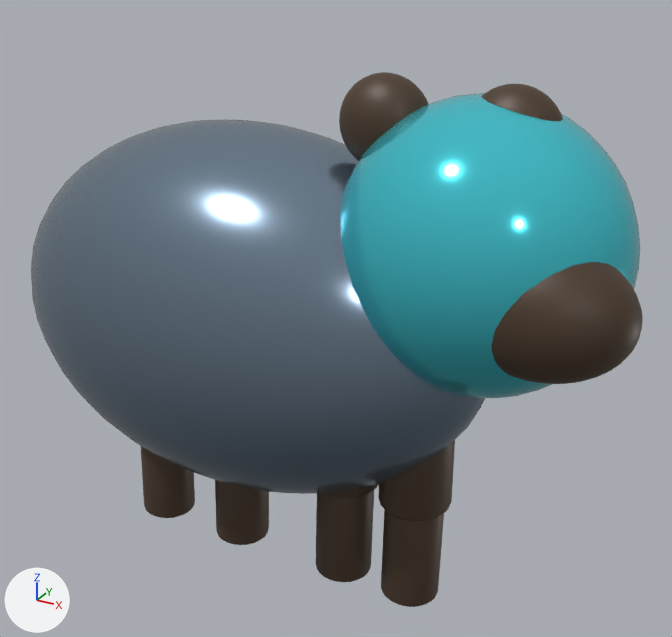
An edit to the glTF model public/models/enemies/beast_v5.glb, drawn before and after from the same camera.
The view is the same before and after, from a camera (50 mm lens) standing at (1.76, -2.77, 1.47) and looking at (0.2, 0.05, 0.06). Lighting does not change. The marker at lower left points along +X, +Y and +Z. The picture after the commit comes second. Where no turn or scale is listed for an object, it has been applied to the vertices. Vertices at exactly the same position are counted once.

The scene before the commit, as lines of its bpy script (objects in view):
```python
ob_bear_body_primary = bpy.data.objects.new('BEAR_BODY_PRIMARY', me_sphere_068)
ob_bear_body_primary.location = (-0.15, 0.0, 0.05)
ob_bear_ear_secondary_001 = bpy.data.objects.new('BEAR_EAR_SECONDARY.001', me_sphere_071)
ob_bear_ear_secondary_001.location = (0.86, 0.0, 0.83)
ob_bear_head_accent = bpy.data.objects.new('BEAR_HEAD_ACCENT', me_sphere_069)
ob_bear_head_accent.location = (0.78, 0.0, 0.45)
ob_bear_lower_leg_secondary = bpy.data.objects.new('BEAR_LOWER_LEG_SECONDARY', me_cylinder_156)
ob_bear_lower_leg_secondary.location = (-0.62, -0.01, -0.815)
ob_bear_lower_leg_secondary_001 = bpy.data.objects.new('BEAR_LOWER_LEG_SECONDARY.001', me_cylinder_158)
ob_bear_lower_leg_secondary_001.location = (-0.22, -0.01, -0.815)
ob_bear_lower_leg_secondary_002 = bpy.data.objects.new('BEAR_LOWER_LEG_SECONDARY.002', me_cylinder_160)
ob_bear_lower_leg_secondary_002.location = (0.28, -0.01, -0.815)
ob_bear_lower_leg_secondary_003 = bpy.data.objects.new('BEAR_LOWER_LEG_SECONDARY.003', me_cylinder_162)
ob_bear_lower_leg_secondary_003.location = (0.58, -0.01, -0.815)
ob_bear_muzzle_secondary = bpy.data.objects.new('BEAR_MUZZLE_SECONDARY', me_sphere_072)
ob_bear_muzzle_secondary.location = (1.05, -0.2, 0.36)
ob_bear_upper_leg_secondary_003 = bpy.data.objects.new('BEAR_UPPER_LEG_SECONDARY.003', me_cylinder_161)
ob_bear_upper_leg_secondary_003.location = (0.58, 0.0, -0.405)
# also in view: 'BEAR_EAR_SECONDARY' at (0.42, 0.0, 0.83)
```
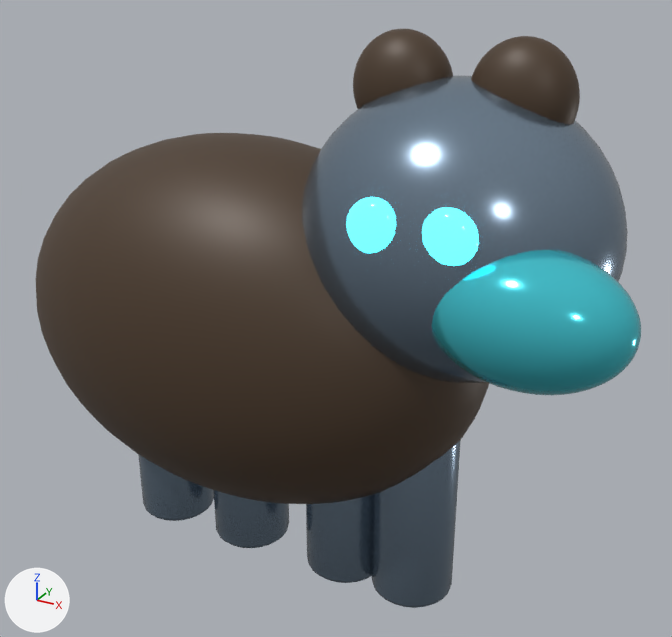
What the commit changed:
me_sphere_068 is used by ob_bear_body_primary; location (-0.15, 0.0, 0.05).
me_sphere_068 had 922 vertices, 1840 faces and spanned x -1.0..1.0, y -0.58..0.58, z -0.72..0.72.
me_sphere_068 no longer uses material mat_deep_primary (greyish blue #8497aa).
me_sphere_068 now has 922 vertices, 1840 faces and spans x -0.98..0.98, y -0.58..0.58, z -0.72..0.72.
me_sphere_068 part 1: the whole mesh is scaled about its middle by (0.98, 1, 1).
me_sphere_068 gains material mat_deep_secondary (brown #4d3c2c).
me_sphere_069 is used by ob_bear_head_accent; location (0.78, 0.0, 0.45).
me_sphere_069 had 922 vertices, 1840 faces and spanned x -0.5..0.5, y -0.44..0.44, z -0.5..0.5.
me_sphere_069 no longer uses material mat_deep_accent (cyan #50ddeb).
me_sphere_069 now has 922 vertices, 1840 faces and spans x -0.54..0.54, y -0.45..0.45, z -0.5..0.5.
me_sphere_069 part 2: the whole mesh is scaled about its middle by (1.08, 1.02, 1).
me_sphere_069 gains material mat_deep_primary (greyish blue #8497aa).
me_sphere_070 is used by ob_bear_ear_secondary; location (0.42, 0.0, 0.83).
me_sphere_070 had 922 vertices, 1840 faces and spanned x -0.16..0.16, y -0.12..0.12, z -0.16..0.16.
me_sphere_070 now has 922 vertices, 1840 faces and spans x -0.17..0.17, y -0.12..0.12, z -0.18..0.18.
me_sphere_070 part 3: the whole mesh is scaled about its middle by (1.06, 1, 1.13).
me_sphere_071 is used by ob_bear_ear_secondary_001; location (0.86, 0.0, 0.83).
me_sphere_071 had 922 vertices, 1840 faces and spanned x -0.16..0.16, y -0.12..0.12, z -0.16..0.16.
me_sphere_071 now has 922 vertices, 1840 faces and spans x -0.17..0.17, y -0.12..0.12, z -0.18..0.18.
me_sphere_071 part 4: the whole mesh is scaled about its middle by (1.06, 1, 1.13).
Mesh me_cylinder_192 is new.
It has 192 vertices, 380 faces and spans x -0.16..0.16, y -0.16..0.16, z -0.36..0.36.
It uses material mat_deep_primary (greyish blue #8497aa).
Mesh me_sphere_110 is new.
It is a UV sphere (40 segments, 24 rings, poles along z) spanning x -0.32..0.32, y -0.2..0.2, z -0.22..0.22.
It uses material mat_deep_accent (cyan #50ddeb).
Object 'BEAR_BODY_PRIMARY' (ob_bear_body_primary) moves from (-0.15, 0.0, 0.05) to (-0.15, 0.0, 0.0).
Object 'BEAR_HEAD_ACCENT' (ob_bear_head_accent) moves from (0.78, 0.0, 0.45) to (0.7, -0.02, 0.5).
Object 'BEAR_LOWER_LEG_SECONDARY' (ob_bear_lower_leg_secondary) is deleted.
Object 'BEAR_LOWER_LEG_SECONDARY.001' (ob_bear_lower_leg_secondary_001) is deleted.
Object 'BEAR_LOWER_LEG_SECONDARY.002' (ob_bear_lower_leg_secondary_002) is deleted.
Object 'BEAR_UPPER_LEG_SECONDARY.003' (ob_bear_upper_leg_secondary_003) is deleted.
Object 'BEAR_LOWER_LEG_SECONDARY.003' (ob_bear_lower_leg_secondary_003) is deleted.
Object 'BEAR_EAR_SECONDARY' (ob_bear_ear_secondary) moves from (0.42, 0.0, 0.83) to (0.48, 0.0, 0.95).
Object 'BEAR_EAR_SECONDARY.001' (ob_bear_ear_secondary_001) moves from (0.86, 0.0, 0.83) to (0.88, 0.0, 0.95).
Object 'BEAR_MUZZLE_SECONDARY' (ob_bear_muzzle_secondary) is deleted.
Object 'BEAR_LEG_PRIMARY.003' (ob_bear_leg_primary_003) is new; it shows me_cylinder_192.
Its location is (0.58, 0.0, -0.64).
Object 'BEAR_LEG_PRIMARY.002' (ob_bear_leg_primary_002) is new; it shows a copy of me_cylinder_192.
Its location is (0.28, 0.0, -0.64).
Object 'BEAR_LEG_PRIMARY.001' (ob_bear_leg_primary_001) is new; it shows a copy of me_cylinder_192.
Its location is (-0.18, 0.0, -0.64).
Object 'BEAR_LEG_PRIMARY' (ob_bear_leg_primary) is new; it shows a copy of me_cylinder_192.
Its location is (-0.58, 0.0, -0.64).
Object 'BEAR_MUZZLE_ACCENT' (ob_bear_muzzle_accent) is new; it shows me_sphere_110.
Its location is (1.05, -0.32, 0.38).

Pixel boxes (x1, y1, x2, y2) of what changed, in the pictures (672 x 637 px; the box of a moved part takes in the faces that stretch with it):
'BEAR_BODY_PRIMARY', rescaled, recoloured (greyish blue to brown)
    before: (31, 120, 485, 494)
    after: (36, 133, 489, 504)
'BEAR_HEAD_ACCENT', moved, rescaled, recoloured (9% wider)
    before: (340, 93, 640, 398)
    after: (302, 76, 628, 383)
'BEAR_MUZZLE_ACCENT', added (cyan)
    after: (432, 250, 641, 395)
'BEAR_MUZZLE_SECONDARY', deleted (brown)
    before: (492, 262, 643, 384)
'BEAR_LEG_PRIMARY.003', added
    after: (372, 440, 461, 608)
'BEAR_EAR_SECONDARY', moved, rescaled
    before: (339, 72, 428, 161)
    after: (353, 29, 453, 109)
'BEAR_EAR_SECONDARY.001', moved, rescaled
    before: (481, 84, 563, 121)
    after: (471, 36, 580, 124)
'BEAR_LEG_PRIMARY.002', added
    after: (306, 494, 373, 583)
'BEAR_LOWER_LEG_SECONDARY.003', deleted (brown)
    before: (381, 510, 444, 607)
'BEAR_LOWER_LEG_SECONDARY.002', deleted (brown)
    before: (316, 490, 374, 582)
'BEAR_UPPER_LEG_SECONDARY.003', deleted (brown)
    before: (378, 440, 455, 521)
'BEAR_LEG_PRIMARY.001', added
    after: (214, 490, 289, 548)
'BEAR_LEG_PRIMARY', added
    after: (138, 454, 214, 521)
'BEAR_LOWER_LEG_SECONDARY.001', deleted (brown)
    before: (215, 480, 269, 545)
'BEAR_LOWER_LEG_SECONDARY', deleted (brown)
    before: (141, 446, 195, 518)
part 1 of me_sphere_068, moved or reshaped
    before: (31, 122, 485, 494)
    after: (36, 135, 489, 504)
'EYE_EMISSIVE.001', unchanged, uncovered by the edit
    after: (422, 207, 479, 266)
'EYE_EMISSIVE', unchanged, uncovered by the edit
    after: (346, 197, 396, 253)
